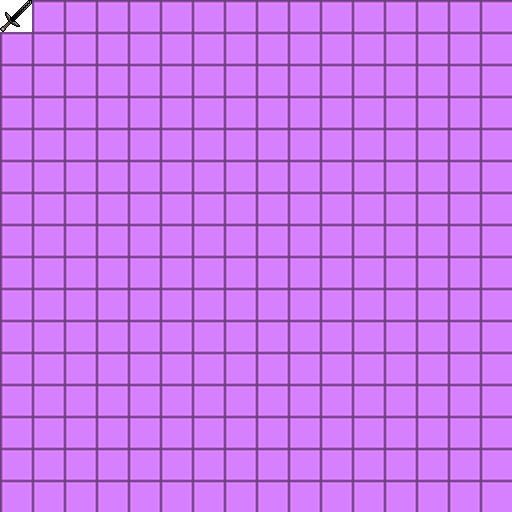
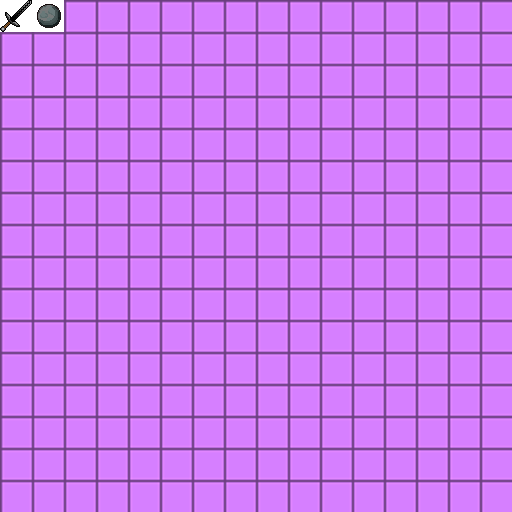
Layer changes from the first 512×512 image to the second:
added layer "Layer 1" in group "Textures" over [left=37, top=4, right=61, bottom=28]
painted on "Background" over [left=32, top=0, right=64, bottom=32]
